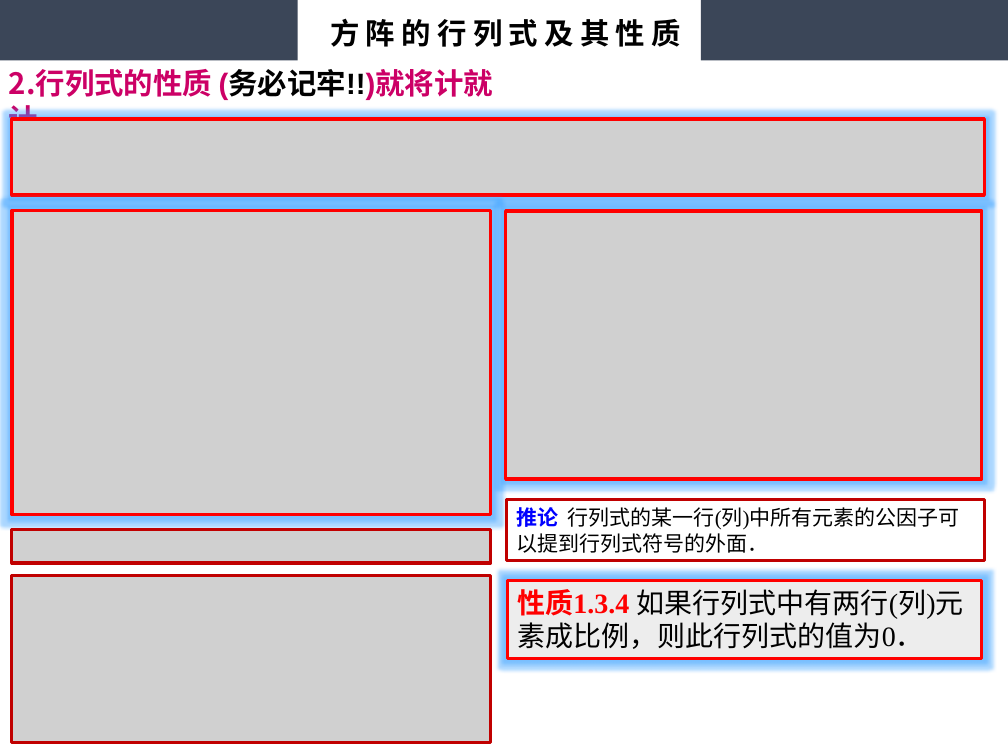
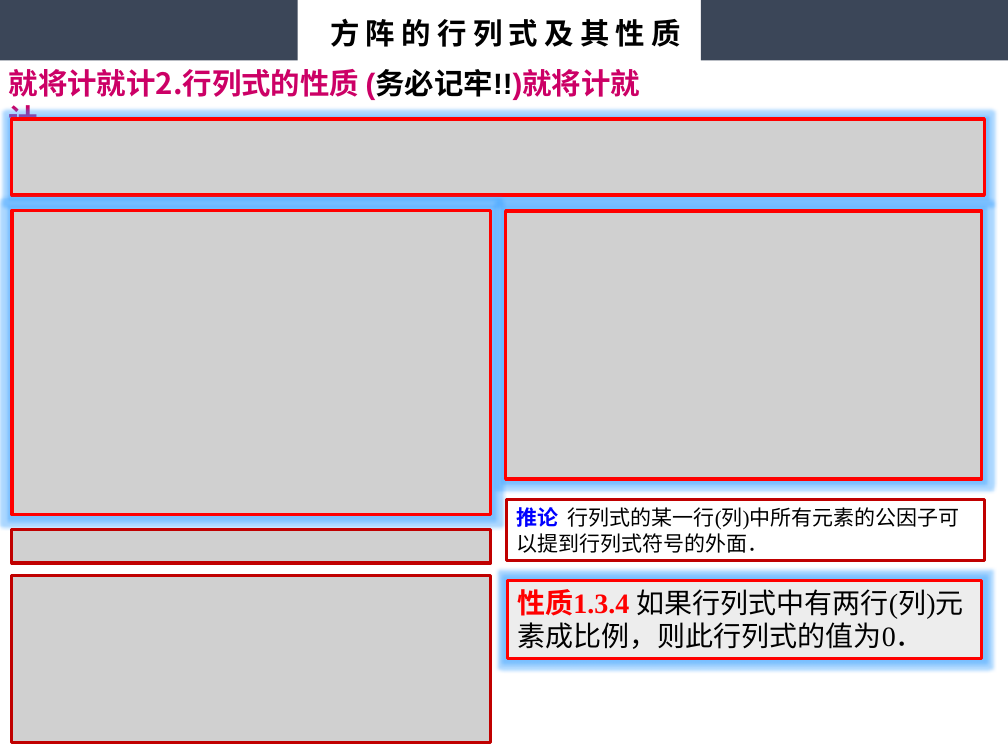
Before and after one commit to weeen668/linear-algebra, a slide deck: slide 2 of 4 第1章 矩阵.pptx. Drawn at 1008x756 pixels with LibreOffice and Linux fonts; fonts in the diff are those of the drawing; grey boxes stand for pictures. Boxes give left, top, right and bottom in pixels: in the first picture for what was removed or moved away, otherwise in the second. Text is boxed around its words. In the diff, an @@ line names an element or a change of style, - is before the commit and + after.

Commit message:
改八下

```diff
--- a/4 第1章 矩阵.pptx
+++ b/4 第1章 矩阵.pptx
@@ text at <box>9,69,640,100</box>: text changed; font Arial to Noto Sans CJK SC @@
-2.行列式的性质 (务必记牢!!)就将计就计
+就将计就计2.行列式的性质 (务必记牢!!)就将计就计
```
